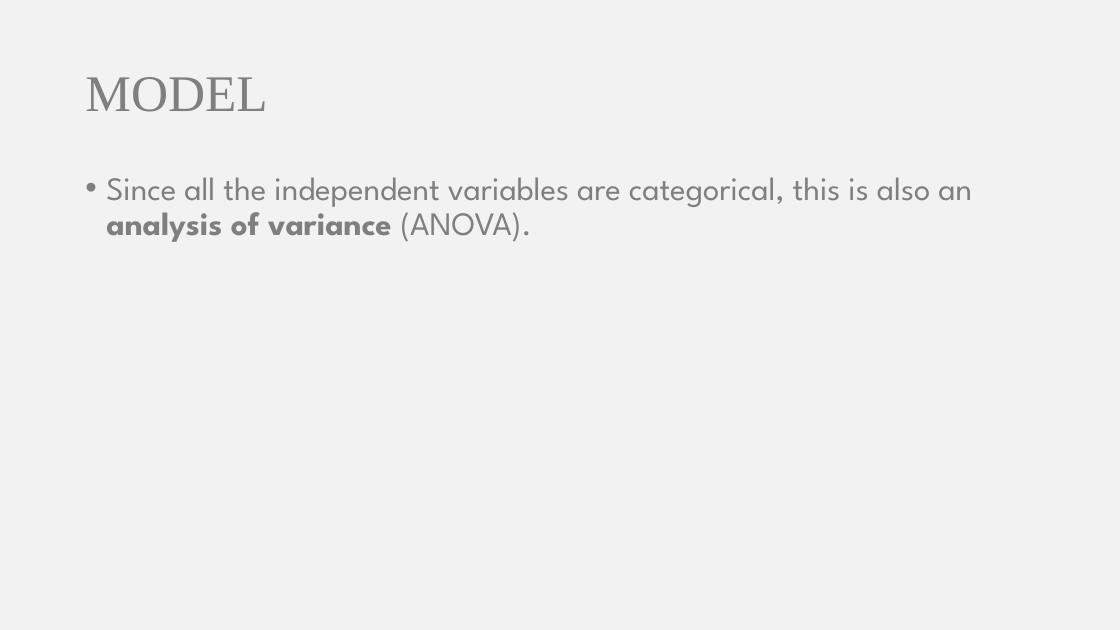
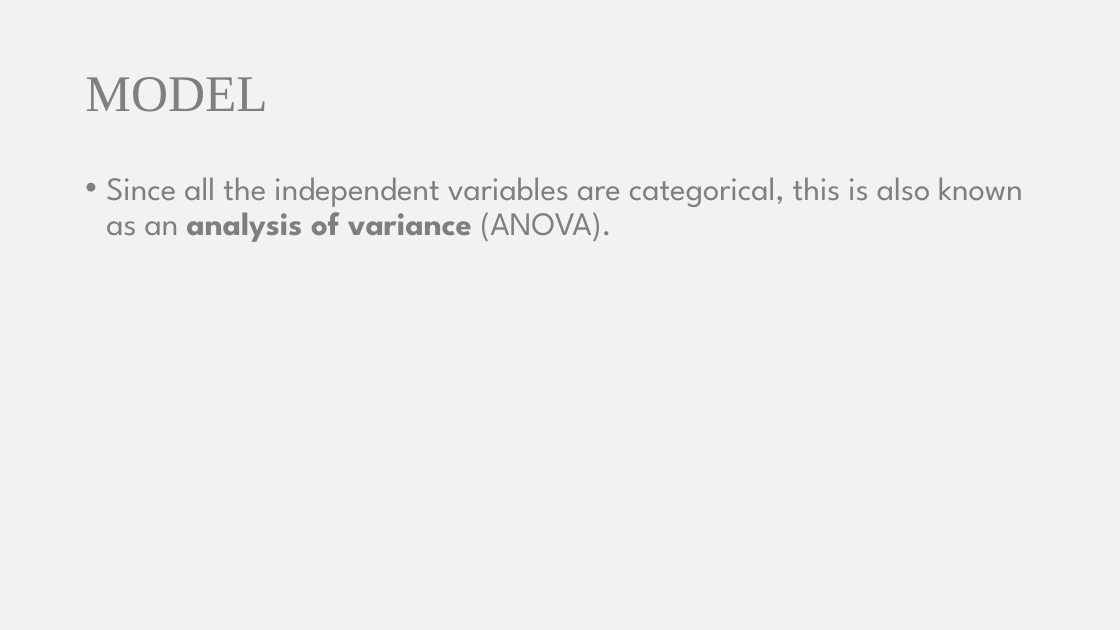
Before and after one commit to somyamohanty/Data_Dawgs, a slide deck: slide 6 of presentations/Presentation 2.pptx. Drawn at 1120x630 pixels with LibreOffice and Linux fonts; fonts in the diff are those of the drawing. Boxes give left, top, right and bottom in pixels: in the first picture for what was removed or moved away, otherwise in the second. Text is boxed around its words. In the diff, an @@ line names an element or a change of style, - is before the commit and + after.

```diff
--- a/presentations/Presentation 2.pptx
+++ b/presentations/Presentation 2.pptx
@@ text at (x1=106, y1=177, x2=1022, y2=242): text changed @@
-• Since all the independent variables are categorical, this is also an analysis of variance (ANOVA).
+• Since all the independent variables are categorical, this is also known as an analysis of variance (ANOVA).
```
Also in this commit, not shown: 1 other slide changed, 2 slides added, 1 other file.
